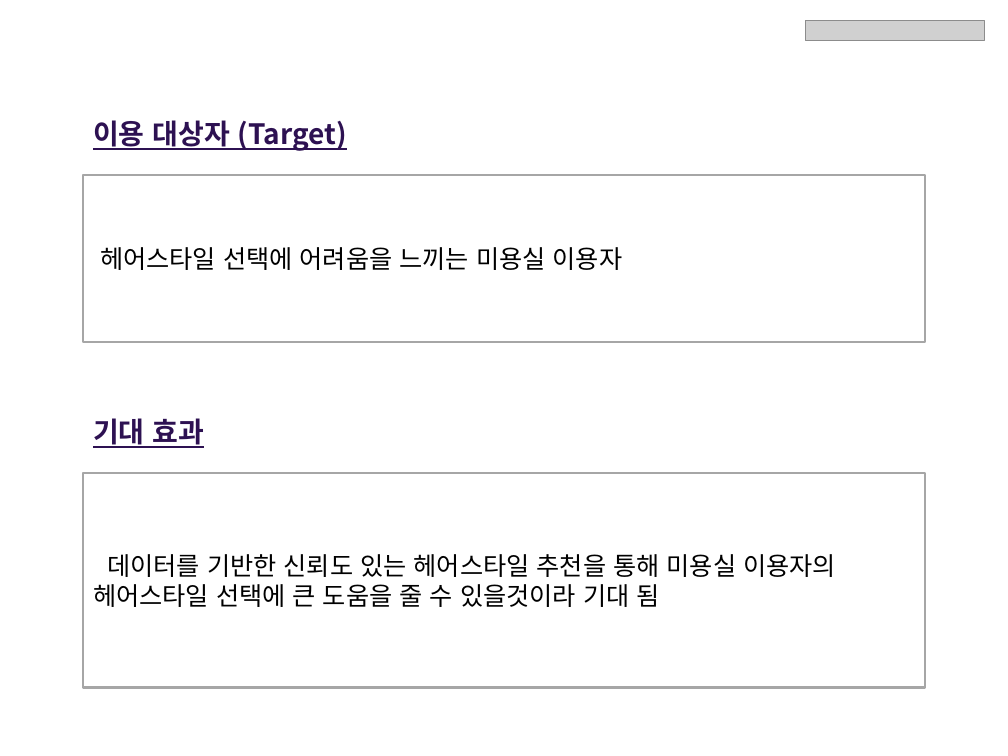
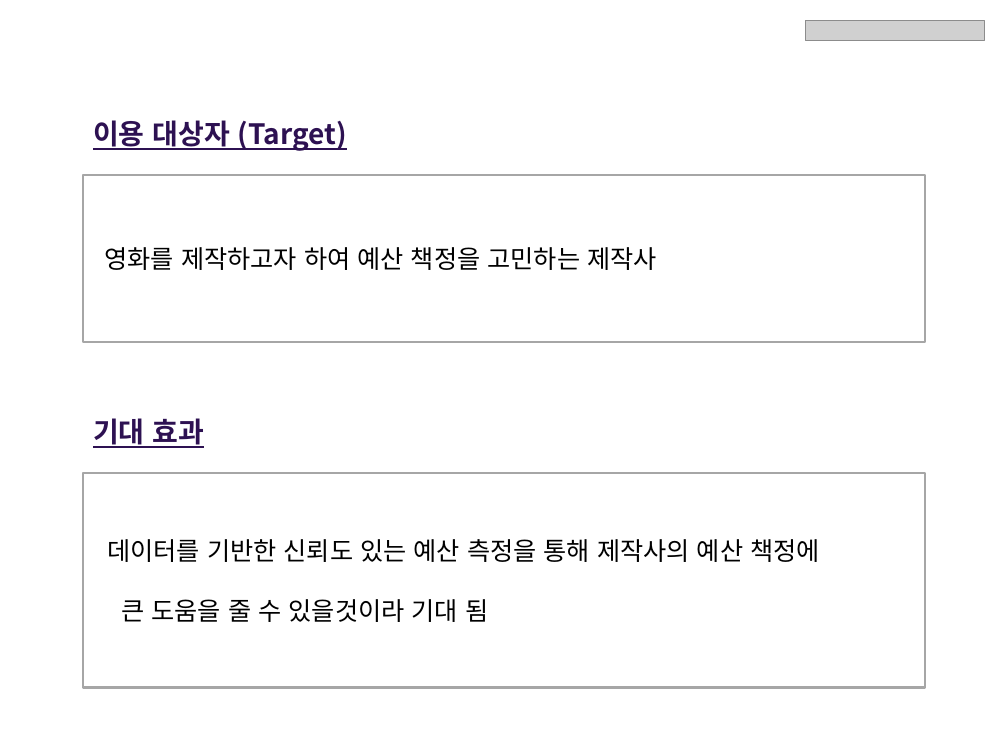
Before and after one commit to jtgoon/BigData_Final_Project, a slide deck: slide 7 of ppt/최종프로젝트 기획안 (4팀).pptx. Drawn at 1008x756 pixels with LibreOffice and Linux fonts; fonts in the diff are those of the drawing; grey boxes stand for pictures. Boxes give left, top, right and bottom in pixels: in the first picture for what was removed or moved away, otherwise in the second. Text is boxed around its words. In the diff, an @@ line names an element or a change of style, - is before the commit and + after.

```diff
--- a/ppt/최종프로젝트 기획안 (4팀).pptx
+++ b/ppt/최종프로젝트 기획안 (4팀).pptx
@@ text at (104,247,657,270): text changed @@
-헤어스타일 선택에 어려움을 느끼는 미용실 이용자
+영화를 제작하고자 하여 예산 책정을 고민하는 제작사
@@ text at (107,539,820,622): text changed @@
-데이터를 기반한 신뢰도 있는 헤어스타일 추천을 통해 미용실 이용자의
-헤어스타일 선택에 큰 도움을 줄 수 있을것이라 기대 됨
+데이터를 기반한 신뢰도 있는 예산 측정을 통해 제작사의 예산 책정에
+큰 도움을 줄 수 있을것이라 기대 됨
```
Also in this commit, not shown: 3 other slides changed, 2 other files.
